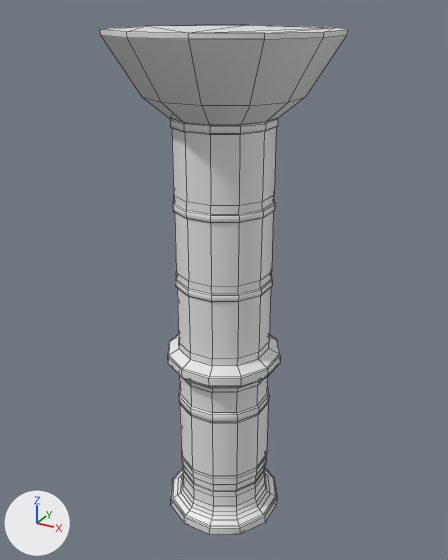
What one commit did to the FBX model Assets/Scenes/Environment Assets/Player Hub/FBX/Game Ready/prop_Pillar_L.fbx.
Before and after are seen from a camera (50 mm lens) standing at (3.87, -7.02, 7.38) and looking at (-0.05, 0.1, 3.82). The lights are fixed; the arrows at lower left show +X, +Y and +Z. Mesh edges are drawn as thin lines. Materials are left out; every surface is plain grey. Where no turn or scale is listed for an object, it has been applied to the vertices.

The scene before the commit, as lines of its bpy script (objects in view):
```python
me_cylinder_056 = bpy.data.meshes.new('Cylinder.056')
me_cylinder_056.from_pydata(...)  # 624 vertices, 632 faces; spans x -1.41..1.41, y -1.41..1.41, z 0.0..7.15
me_cylinder_056.materials.append(mat_t_trimsheet_gold)
ob_prop_pillar_l = bpy.data.objects.new('prop_Pillar_L', me_cylinder_056)
ob_prop_pillar_l.location = (0.0, 0.0, 0.0)
```
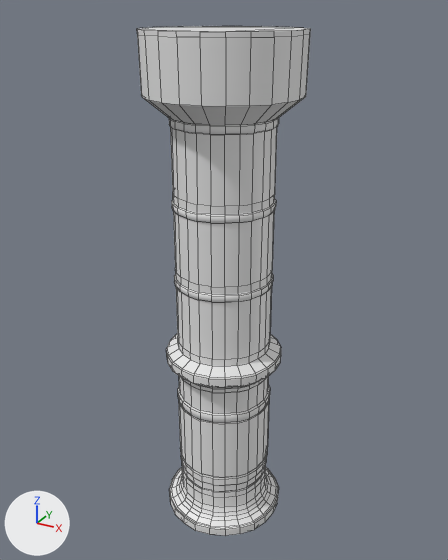
Pixel boxes [x1, y1, x2, y2] of what changed, in the pictures (448 x 560 px):
'prop_Pillar_L', reshaped (30% narrower): before [100, 25, 348, 534]; after [137, 26, 311, 536]
part 1 of me_cylinder_056, built on: before [100, 25, 348, 106]; after [137, 26, 311, 536]

What the commit changed:
me_cylinder_056 is used by ob_prop_pillar_l; location (0.0, 0.0, 0.0).
me_cylinder_056 had 624 vertices, 632 faces and spanned x -1.41..1.41, y -1.41..1.41, z 0.0..7.15.
me_cylinder_056 now has 1248 vertices, 1246 faces and spans x -1.03..1.03, y -1.04..1.04, z 0.0..7.15.
me_cylinder_056 part 1: 15 vertices moved from x -1.41..1.41, y -1.41..1.41, z 7.09..7.15 to x -1.0..1.0, y -1.0..1.0, z 7.09..7.15; 9 vertices removed from x -1.41..1.41, y -1.41..1.41, z 7.15; 633 vertices added at x -1.03..1.03, y -1.04..1.04, z 0.0..7.15.
me_cylinder_056 part 2: the surface is now shaded flat.
